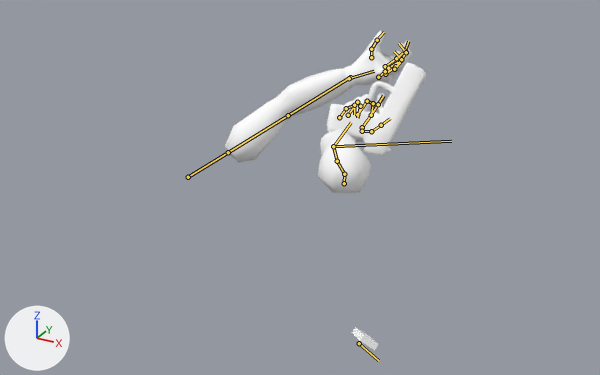
Renders of the glTF model gamedata/models/arms_newpistol/arms_newpistol.glb from each side of a commit.
Both versions are drawn from a camera (50 mm lens) standing at (11.63, -18.09, 8.8) and looking at (0.33, 2.44, -1.47). Every picture has the same lights, and +X, +Y and +Z are marked at lower left. Both versions are drawn at frame 5 of the action 'Shoot'; the numbers are the values there. The bones that bend it are drawn over the model as lines.

The first picture shows 'Arms', 'Magazine', 'Pistol'.
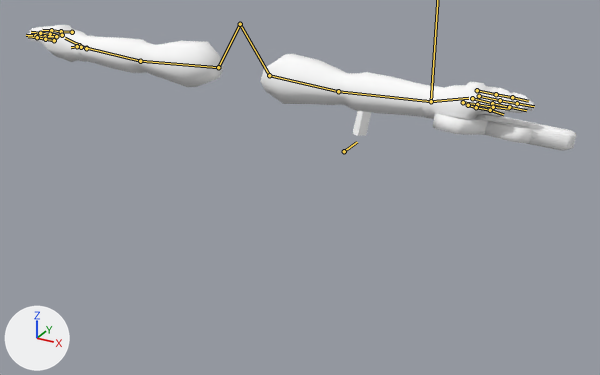
Where the change shows, as pixel boxes (x1, y1, x2, y2) in the pictures (600 x 375 px):
'Arms', posed (170% wider, 41% shorter)
    before: (225, 30, 412, 193)
    after: (27, 25, 534, 120)
'Pistol', posed (42% wider, 59% shorter)
    before: (326, 62, 427, 155)
    after: (433, 113, 577, 151)
'Magazine', posed
    before: (352, 327, 379, 350)
    after: (353, 111, 371, 136)
bone 'Shoulder.R', root to tip
    before: (344, 183) to (344, 174)
    after: (240, 24) to (269, 75)
bone 'Bicep.R', root to tip
    before: (344, 174) to (337, 161)
    after: (269, 75) to (338, 91)
bone 'Forearm.R', root to tip
    before: (337, 161) to (333, 146)
    after: (338, 91) to (431, 101)
bone 'Palm.R', root to tip
    before: (333, 146) to (351, 122)
    after: (431, 101) to (468, 98)
bone 'Index3.R', root to tip
    before: (378, 104) to (383, 95)
    after: (512, 97) to (528, 101)
bone 'Middle1.R', root to tip
    before: (357, 114) to (367, 101)
    after: (479, 96) to (500, 100)
bone 'Middle2.R', root to tip
    before: (367, 101) to (373, 103)
    after: (500, 100) to (517, 103)
bone 'Middle3.R', root to tip
    before: (373, 103) to (371, 114)
    after: (517, 103) to (534, 106)
bone 'Ring1.R', root to tip
    before: (348, 115) to (357, 102)
    after: (472, 98) to (492, 103)
bone 'Ring2.R', root to tip
    before: (357, 102) to (360, 106)
    after: (492, 103) to (509, 107)
bone 'Ring3.R', root to tip
    before: (360, 106) to (357, 118)
    after: (509, 107) to (526, 110)
bone 'Pinky1.R', root to tip
    before: (339, 117) to (346, 108)
    after: (463, 102) to (477, 104)
bone 'Pinky2.R', root to tip
    before: (346, 108) to (354, 105)
    after: (477, 104) to (493, 107)
bone 'Pinky3.R', root to tip
    before: (354, 105) to (354, 114)
    after: (493, 107) to (509, 109)
bone 'Thumb1.R', root to tip
    before: (362, 131) to (371, 131)
    after: (468, 105) to (476, 107)
bone 'weapon', root to tip
    before: (359, 343) to (378, 360)
    after: (344, 151) to (357, 142)
bone 'PalmIK.L', root to tip
    before: (350, 77) to (350, 76)
    after: (86, 48) to (86, 47)
bone 'Palm.L', root to tip
    before: (349, 78) to (374, 71)
    after: (86, 48) to (65, 38)
bone 'Index1.L', root to tip
    before: (385, 66) to (396, 58)
    after: (72, 32) to (61, 31)
bone 'Index2.L', root to tip
    before: (396, 58) to (405, 51)
    after: (61, 31) to (51, 30)
bone 'Index3.L', root to tip
    before: (405, 51) to (408, 41)
    after: (51, 30) to (42, 30)
bone 'Middle1.L', root to tip
    before: (388, 68) to (400, 60)
    after: (62, 35) to (50, 34)
bone 'Middle2.L', root to tip
    before: (400, 60) to (406, 52)
    after: (50, 34) to (40, 33)
bone 'Middle3.L', root to tip
    before: (406, 52) to (398, 43)
    after: (40, 33) to (31, 32)
bone 'Ring1.L', root to tip
    before: (385, 74) to (395, 66)
    after: (56, 36) to (45, 36)
bone 'Ring2.L', root to tip
    before: (395, 66) to (401, 59)
    after: (45, 36) to (35, 35)
bone 'Ring3.L', root to tip
    before: (401, 59) to (394, 51)
    after: (35, 35) to (26, 35)
bone 'Pinky1.L', root to tip
    before: (378, 77) to (385, 71)
    after: (54, 40) to (45, 39)
bone 'Pinky2.L', root to tip
    before: (385, 71) to (394, 69)
    after: (45, 39) to (37, 37)
bone 'Pinky3.L', root to tip
    before: (394, 69) to (400, 62)
    after: (37, 37) to (28, 36)
bone 'Thumb1.L', root to tip
    before: (371, 57) to (371, 49)
    after: (79, 45) to (81, 47)
bone 'Thumb2.L', root to tip
    before: (371, 49) to (377, 40)
    after: (81, 47) to (77, 46)
bone 'Thumb3.L', root to tip
    before: (377, 40) to (384, 32)
    after: (77, 46) to (71, 47)
bone 'Shoulder.L', root to tip
    before: (188, 177) to (228, 152)
    after: (240, 24) to (218, 67)
bone 'Bicep.L', root to tip
    before: (228, 152) to (288, 115)
    after: (218, 67) to (140, 61)
bone 'Forearm.L', root to tip
    before: (288, 115) to (348, 78)
    after: (140, 61) to (87, 48)

The edits, one by one:
Bone 'PalmIK.R' (bone_palmik_r) moves from (-3.8, -2.75, -2.87) to (0.0, 0.0, 0.0).
Bone 'PalmIK.R' (bone_palmik_r) turns from (54, 47, -20) to (0, 0, 0) degrees about its own x, y and z.
Bone 'Shoulder.R' (bone_shoulder_r) moves from (3.4, 4.32, -1.23) to (0.0, 0.0, 0.0).
Bone 'Shoulder.R' (bone_shoulder_r) turns from (33, -25, 70) to (0, 0, 0) degrees about its own x, y and z.
Bone 'Bicep.R' (bone_bicep_r) turns from (-10, 13, -68) to (0, 0, 0) degrees about its own x, y and z.
Bone 'Forearm.R' (bone_forearm_r) turns from (15, -9, -2) to (0, 0, 0) degrees about its own x, y and z.
Bone 'Palm.R' (bone_palm_r) turns from (-120, 14, -118) to (0, 0, 0) degrees about its own x, y and z.
Bone 'Index3.R' (bone_index3_r) turns from (12, -1, -36) to (0, 0, 0) degrees about its own x, y and z.
Bone 'Middle1.R' (bone_middle1_r) moves from (-0.03, 0.1, 0.06) to (0.0, 0.0, 0.0).
Bone 'Middle1.R' (bone_middle1_r) turns from (0, 20, 0) to (0, 0, 0) degrees about its own x, y and z.
Bone 'Middle2.R' (bone_middle2_r) turns from (7, 8, -86) to (0, 0, 0) degrees about its own x, y and z.
Bone 'Middle3.R' (bone_middle3_r) turns from (4, 41, -49) to (0, 0, 0) degrees about its own x, y and z.
Bone 'Ring1.R' (bone_ring1_r) moves from (0.0, -0.01, 0.01) to (0.0, 0.0, 0.0).
Bone 'Ring1.R' (bone_ring1_r) turns from (-1, 20, 0) to (0, 0, 0) degrees about its own x, y and z.
Bone 'Ring2.R' (bone_ring2_r) turns from (11, 12, -96) to (0, 0, 0) degrees about its own x, y and z.
Bone 'Ring3.R' (bone_ring3_r) turns from (-2, 18, -58) to (0, 0, 0) degrees about its own x, y and z.
Bone 'Pinky1.R' (bone_pinky1_r) moves from (0.02, -0.09, -0.07) to (0.0, 0.0, 0.0).
Bone 'Pinky1.R' (bone_pinky1_r) turns from (1, 20, 0) to (0, 0, 0) degrees about its own x, y and z.
Bone 'Pinky2.R' (bone_pinky2_r) turns from (2, 11, -54) to (0, 0, 0) degrees about its own x, y and z.
Bone 'Pinky3.R' (bone_pinky3_r) turns from (8, 33, -76) to (0, 0, 0) degrees about its own x, y and z.
Bone 'Thumb1.R' (bone_thumb1_r) moves from (-0.26, -0.05, 0.05) to (0.0, 0.0, 0.0).
Bone 'weapon' (bone_weapon) moves from (-0.15, -0.62, -0.3) to (0.0, 0.0, 0.0).
Bone 'weapon' (bone_weapon) turns from (16, -9, 7) to (0, 0, 0) degrees about its own x, y and z.
Bone 'PalmIK.L' (bone_palmik_l) moves from (5.61, -1.55, -5.98) to (0.0, 0.0, 0.0).
Bone 'PalmIK.L' (bone_palmik_l) turns from (-32, -30, 40) to (0, 0, 0) degrees about its own x, y and z.
Bone 'Palm.L' (bone_palm_l) moves from (-0.02, 0.04, 0.03) to (0.0, 0.0, 0.0).
Bone 'Palm.L' (bone_palm_l) turns from (-102, 13, 133) to (0, 0, 0) degrees about its own x, y and z.
Bone 'Index1.L' (bone_index1_l) moves from (0.0, 0.34, 0.32) to (0.0, 0.0, 0.0).
Bone 'Index1.L' (bone_index1_l) turns from (-22, 65, -16) to (0, 0, 0) degrees about its own x, y and z.
Bone 'Index2.L' (bone_index2_l) turns from (-19, 0, 24) to (0, 0, 0) degrees about its own x, y and z.
Bone 'Index3.L' (bone_index3_l) turns from (-37, -38, 30) to (0, 0, 0) degrees about its own x, y and z.
Bone 'Middle1.L' (bone_middle1_l) moves from (0.02, 0.26, 0.19) to (0.0, 0.0, 0.0).
Bone 'Middle1.L' (bone_middle1_l) turns from (15, -19, 23) to (0, 0, 0) degrees about its own x, y and z.
Bone 'Middle2.L' (bone_middle2_l) turns from (5, 7, 26) to (0, 0, 0) degrees about its own x, y and z.
Bone 'Middle3.L' (bone_middle3_l) turns from (-27, 22, 57) to (0, 0, 0) degrees about its own x, y and z.
Bone 'Ring1.L' (bone_ring1_l) moves from (-0.05, 0.14, 0.14) to (0.0, 0.0, 0.0).
Bone 'Ring1.L' (bone_ring1_l) turns from (20, -24, 29) to (0, 0, 0) degrees about its own x, y and z.
Bone 'Ring2.L' (bone_ring2_l) turns from (3, -13, 14) to (0, 0, 0) degrees about its own x, y and z.
Bone 'Ring3.L' (bone_ring3_l) turns from (13, 11, 69) to (0, 0, 0) degrees about its own x, y and z.
Bone 'Pinky1.L' (bone_pinky1_l) moves from (-0.14, -0.01, -0.01) to (0.0, 0.0, 0.0).
Bone 'Pinky1.L' (bone_pinky1_l) turns from (15, -19, 36) to (0, 0, 0) degrees about its own x, y and z.
Bone 'Pinky2.L' (bone_pinky2_l) turns from (11, -1, -20) to (0, 0, 0) degrees about its own x, y and z.
Bone 'Pinky3.L' (bone_pinky3_l) turns from (-4, -13, 32) to (0, 0, 0) degrees about its own x, y and z.
Bone 'Thumb1.L' (bone_thumb1_l) moves from (-0.09, -0.03, 0.3) to (0.0, 0.0, 0.0).
Bone 'Thumb1.L' (bone_thumb1_l) turns from (-4, -46, 11) to (0, 0, 0) degrees about its own x, y and z.
Bone 'Thumb2.L' (bone_thumb2_l) turns from (-2, -5, -6) to (0, 0, 0) degrees about its own x, y and z.
Bone 'Thumb3.L' (bone_thumb3_l) turns from (-14, 16, -21) to (0, 0, 0) degrees about its own x, y and z.
Bone 'Shoulder.L' (bone_shoulder_l) moves from (0.88, 6.93, 1.29) to (0.0, 0.0, 0.0).
Bone 'Shoulder.L' (bone_shoulder_l) turns from (24, -1, -140) to (0, 0, 0) degrees about its own x, y and z.
Bone 'Bicep.L' (bone_bicep_l) turns from (-11, 4, 60) to (0, 0, 0) degrees about its own x, y and z.
Bone 'Forearm.L' (bone_forearm_l) turns from (24, 23, 9) to (0, 0, 0) degrees about its own x, y and z.
